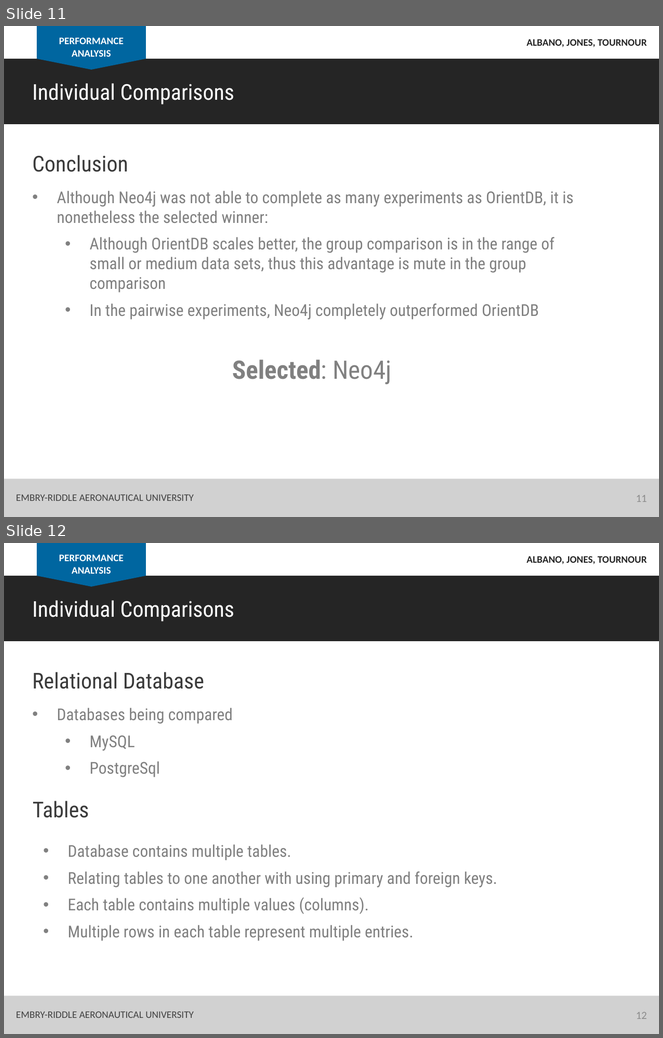
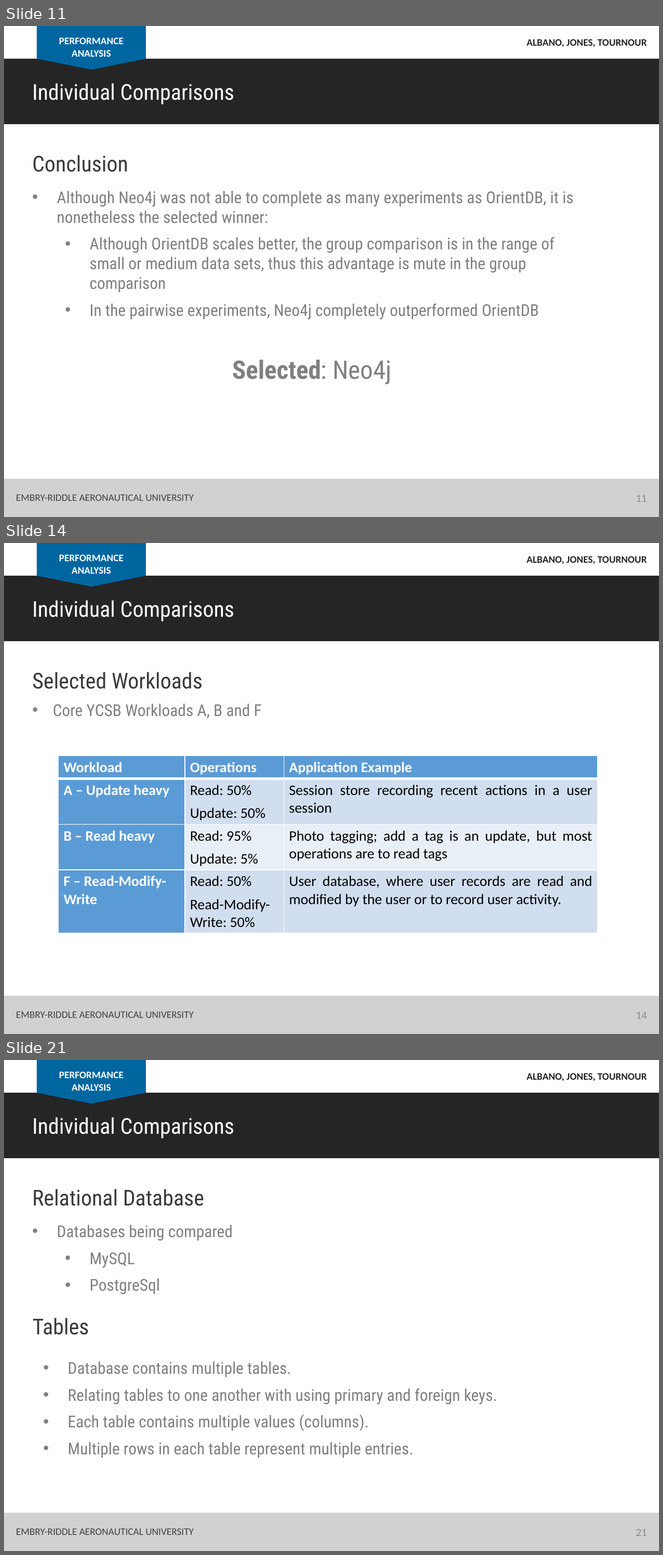
Before and after one commit to albanoj2/se655_final_project, a slide deck: docs/In_class_presentation.pptx. Shown one above the other, each under a label of ours: slides 11 and 12 before the commit, slides 11, 14 and 21 after it; the slides between them are not shown. The pictures are 663x1038 and 663x1555 pixels, drawn with LibreOffice and Linux fonts; fonts in the diff are those of the drawing. Boxes give left, top, right and bottom in pixels: in the first picture for what was removed or moved away, otherwise in the second. Text is boxed around its words. In the diff, an @@ line names an element or a change of style, - is before the commit and + after.

```diff
--- a/docs/In_class_presentation.pptx
+++ b/docs/In_class_presentation.pptx
@@ slide 14 added at (4,543,659,1034), background #FFFFFF @@
@@ rectangle added at (37,543,146,576), fill #0066A0 @@
@@ text added at (59,554,124,574), 11 pt, text #FFFFFF, bold @@
+PERFORMANCE ANALYSIS
@@ text added at (527,556,647,564), 11 pt, text #252525, bold @@
+ALBANO, JONES, TOURNOUR
@@ rectangle added at (4,576,659,641), fill #252525 @@
@@ triangle added at (37,576,146,587), fill #0066A0 @@
@@ text added at (32,600,234,622), 24 pt, text #FFFFFF @@
+Individual Comparisons
@@ text added at (32,672,203,689), 24 pt, text #3A3A3A @@
+Selected Workloads
@@ text added at (53,704,262,718), 18 pt, text #808080 @@
+• Core YCSB Workloads A, B and F
@@ table added at (59,756,598,934), 4 rows, 3 columns @@
+Workload | Operations | Application Example
+A – Update heavy | Read: 50% / Update: 50% | Session store recording recent actions in a user session
+B – Read heavy | Read: 95% / Update: 5% | Photo tagging; add a tag is an update, but most operations are to read tags
+F – Read-Modify-Write | Read: 50% / Read-Modify-Write: 50% | User database, where user records are read and modified by the user or to record user activity.
@@ rectangle added at (4,996,659,1034), fill #D1D1D1 @@
@@ text added at (16,1012,194,1018), 11 pt, text #404040 @@
+EMBRY-RIDDLE AERONAUTICAL UNIVERSITY
@@ page number added at (636,1013,647,1019), 12 pt, text #8C8C8C @@
+14
@@ what was slide 12 is now slide 21 @@
@@ page number at (636,1530,647,1536): text changed @@
-12
+21
```
Also in this commit, not shown: 7 slides changed, 9 other slides added.
